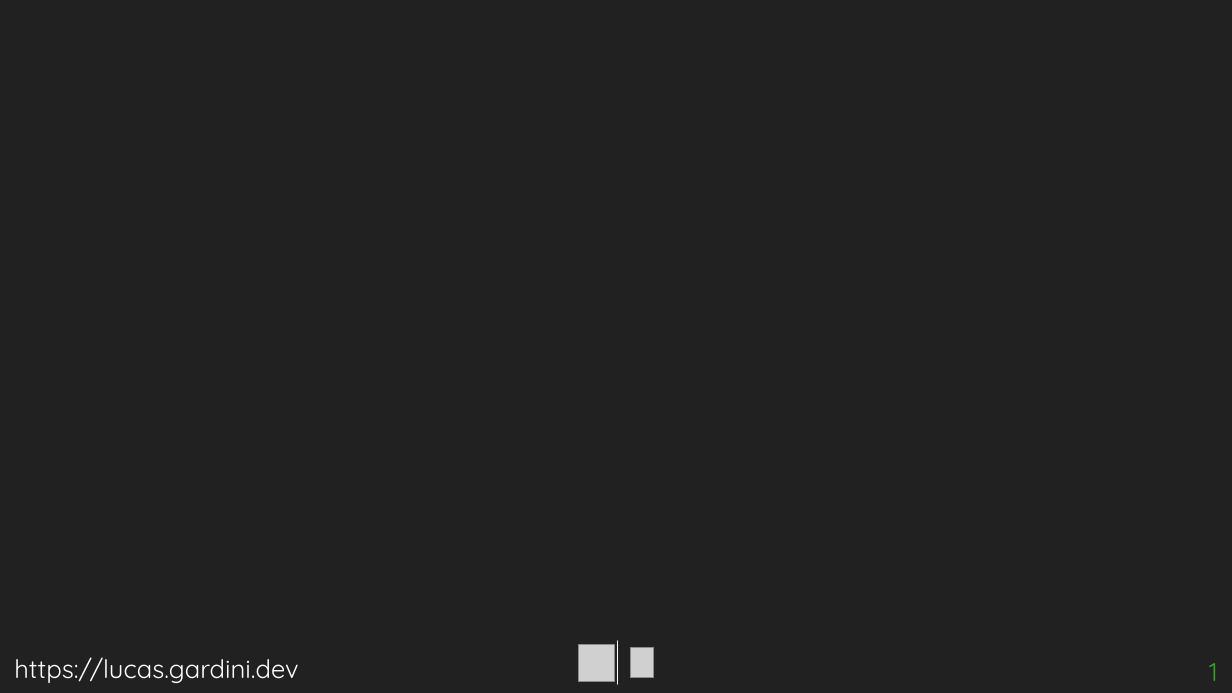
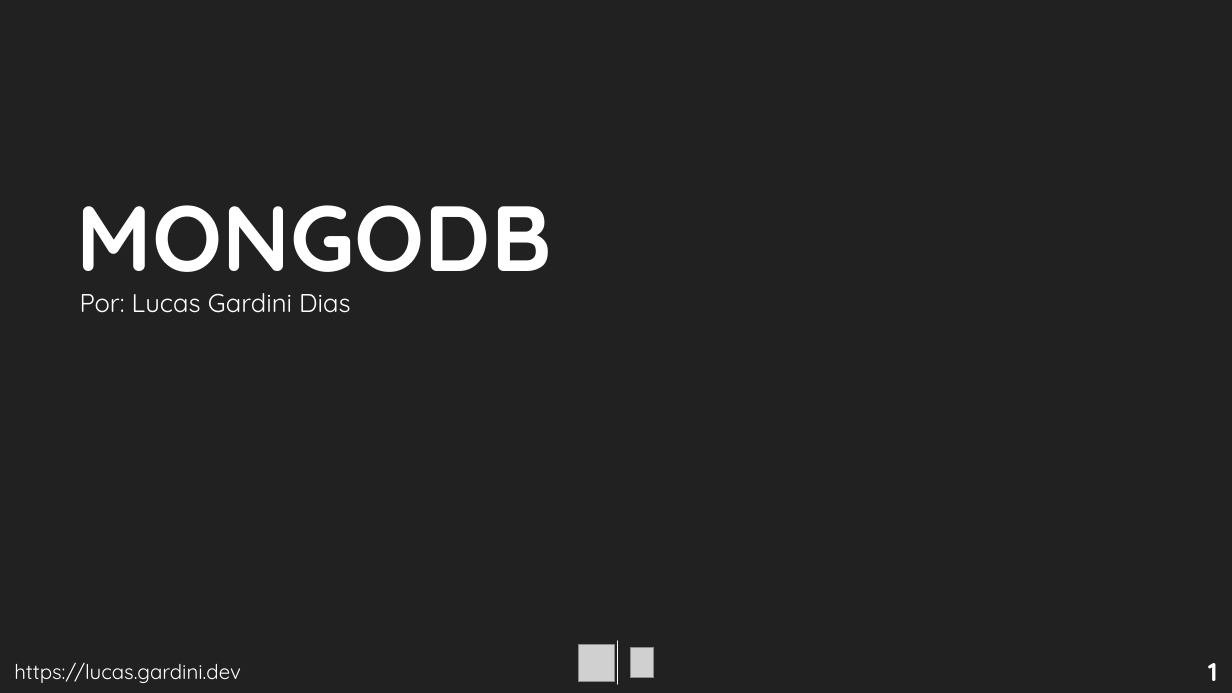
Before and after one commit to Lucas-Gardini/IFSP-ADS-BD2, a slide deck: slide 1 of mongodb/minicurso-mongodb.pptx. Drawn at 1232x693 pixels with LibreOffice and Linux fonts; fonts in the diff are those of the drawing; grey boxes stand for pictures; background and template pictures are left out. Boxes give left, top, right and bottom in pixels: in the first picture for what was removed or moved away, otherwise in the second. Text is boxed around its words. In the diff, an @@ line names an element or a change of style, - is before the commit and + after.

Commit message:
feat: Início slide

```diff
--- a/mongodb/minicurso-mongodb.pptx
+++ b/mongodb/minicurso-mongodb.pptx
@@ text added at box(77, 205, 552, 295), 72 pt, text #FFFFFF, bold @@
+MONGODB
@@ text added at box(80, 293, 350, 313), 20 pt, text #FFFFFF @@
+Por: Lucas Gardini Dias
@@ text "https://lucas.gardini.dev" at box(14, 662, 241, 683): size 20 to 16 pt @@
@@ page number at box(1208, 663, 1217, 681): text colour #439934 to #FFFFFF, bold on @@
```
